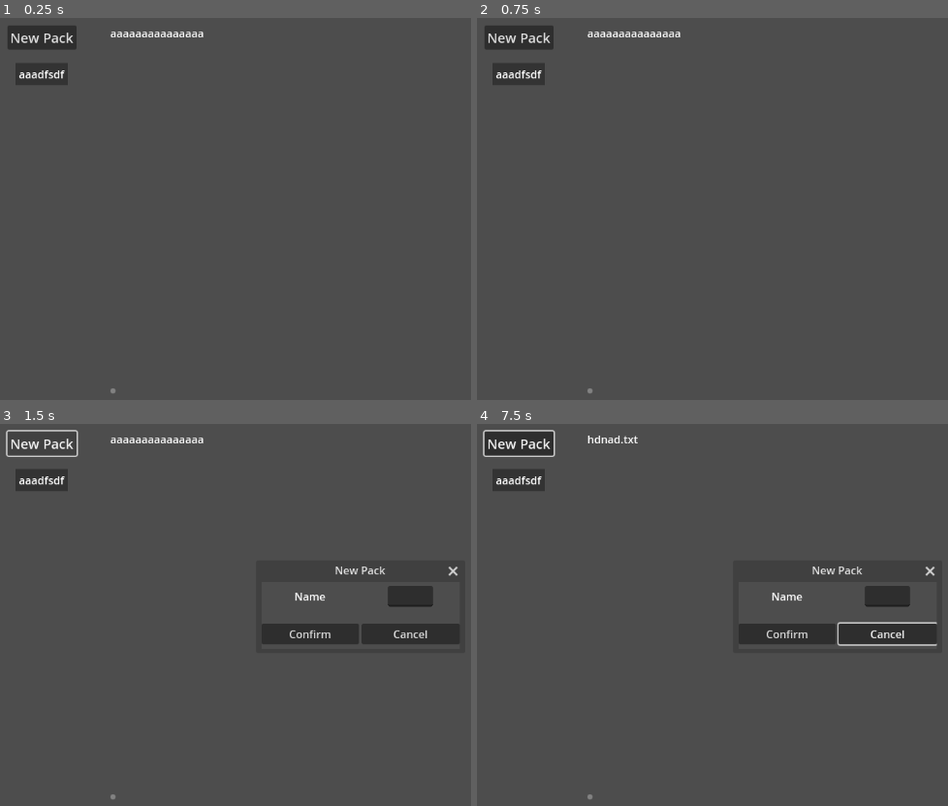
Above: before the commit, frames 1-4 (two rows, left to right).
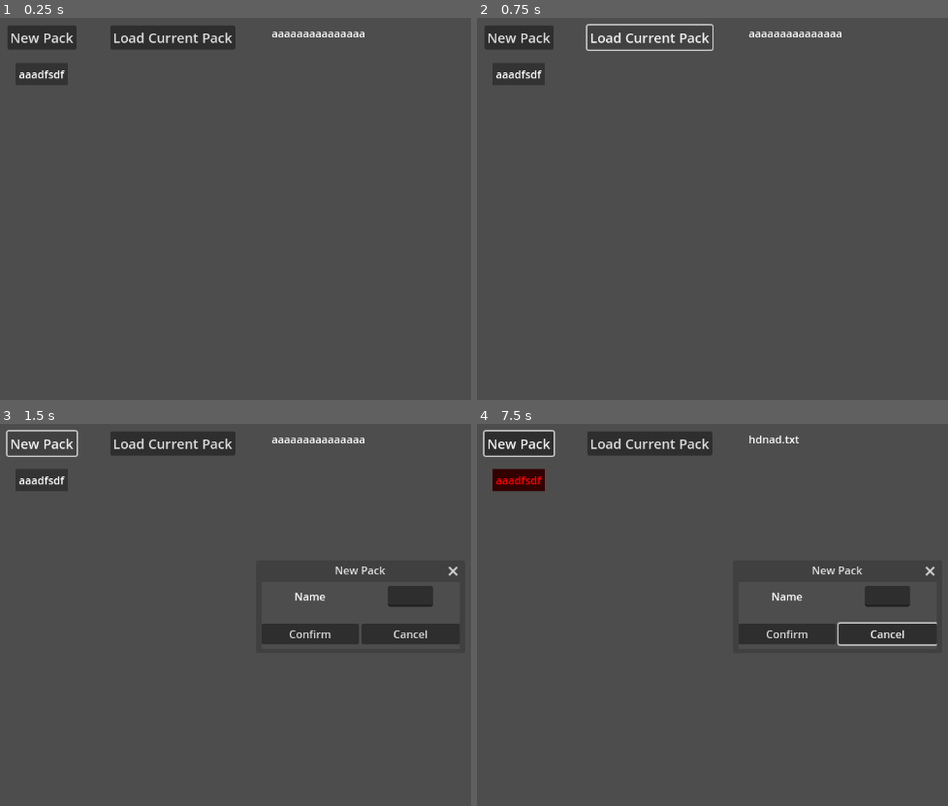
Above: after the commit, the same moments.

Repository: Shuflduf/minecraft-profile-handler
Game: Godot game, scene res://main.tscn
Same seed, same stepped clock (60 frames per second), same inputs: the game is played once before the commit and once after it.
Inputs (mouse positions are in pixels of both pictures, inside the frame that each line leads up to):
- Up to frame 1 (0.25 s): no input
- Up to frame 2 (0.75 s): click (651, 37) at 0.5 s, where only the run after the commit has a clickable "Load Current Pack"
- Up to frame 3 (1.5 s): click "New Pack" at 1.25 s
- Up to frame 4 (7.5 s): click (886, 595) at 2.02 s; type "Alex" at 2.1 s; click "New Pack" at 2.75 s; click "Confirm" at 3.5 s; click "Confirm" at 4.25 s; click "New Pack" at 5 s; click "Confirm" at 5.75 s; click "Cancel" at 6.5 s; tap Enter at 7.25 s; move the mouse to (519, 481) at 7.27 s; click (519, 481) at 7.42 s

The runs differ from the first frame. In frame 1, 1.7% of the frame differs, in the area x 23-78%, y 2-99%; in frame 2, 1.0%; in frame 3, 1.7%; in frame 4, 2.3%, in the area x 3-69%, y 2-99%.
Error after the commit: Invalid call. Nonexistent function 'get_mods_path' in base 'Nil'. (res://main.gd:43)

Commit message:
copying files start

Diff:
--- a/main.gd
+++ b/main.gd
@@ -1,6 +1,8 @@
 extends Control
 
 @export var profile_scene: PackedScene
+
+var current_profile: Profile
 
 func _ready() -> void:
 	for i in DirAccess.get_directories_at("testingdir"):
@@ -16,11 +18,15 @@
 func connect_buttons():
 	for i in %Profiles.get_children():
 		i.pressed.connect(func():
-			load_mods("testingdir/" + "PROFILE " + i.text)
+			for j in %Profiles.get_children():
+				j.selected = false
+			i.selected = true
+			current_profile = i
+			view_mods("testingdir/" + "PROFILE " + i.text)
 			)
 
 
-func load_mods(path: String):
+func view_mods(path: String):
 	for i in %Mods.get_children():
 		i.queue_free()
 
@@ -28,4 +34,12 @@
 		var new_label = Label.new()
 		new_label.text = i
 		%Mods.add_child(new_label)
-		print(i)
+
+
+func _on_load_pack_pressed() -> void:
+	for i in DirAccess.get_files_at("testingdir/mods"):
+		DirAccess.remove_absolute("testingdir/mods/" + i)
+
+	for i in DirAccess.get_files_at(current_profile.get_mods_path()):
+		var path = current_profile.get_mods_path() + "/" + i
+		DirAccess.copy_absolute(path,  ProjectSettings.localize_path("res://testingdir/mods/"))
--- a/main.tscn
+++ b/main.tscn
@@ -46,6 +46,7 @@
 layout_mode = 2
 size_flags_horizontal = 3
 size_flags_vertical = 3
+horizontal_scroll_mode = 0
 
 [node name="Profiles" type="VBoxContainer" parent="MarginContainer/HBoxContainer/VBoxContainer/ScrollContainer"]
 unique_name_in_owner = true
@@ -53,6 +54,15 @@
 size_flags_horizontal = 6
 size_flags_vertical = 3
 theme_override_constants/separation = 20
+
+[node name="VBoxContainer3" type="VBoxContainer" parent="MarginContainer/HBoxContainer"]
+layout_mode = 2
+
+[node name="LoadPack" type="Button" parent="MarginContainer/HBoxContainer/VBoxContainer3"]
+layout_mode = 2
+size_flags_horizontal = 4
+theme_override_font_sizes/font_size = 20
+text = "Load Current Pack"
 
 [node name="VBoxContainer2" type="VBoxContainer" parent="MarginContainer/HBoxContainer"]
 layout_mode = 2
@@ -64,6 +74,7 @@
 layout_mode = 2
 size_flags_horizontal = 3
 size_flags_vertical = 3
+horizontal_scroll_mode = 0
 
 [node name="Mods" type="VBoxContainer" parent="MarginContainer/HBoxContainer/VBoxContainer2/ScrollContainer"]
 unique_name_in_owner = true
@@ -121,4 +132,5 @@
 text = "Cancel"
 
 [connection signal="pressed" from="MarginContainer/HBoxContainer/VBoxContainer/NewPack" to="NewPackDialog" method="_on_new_pack_pressed"]
+[connection signal="pressed" from="MarginContainer/HBoxContainer/VBoxContainer3/LoadPack" to="." method="_on_load_pack_pressed"]
 [connection signal="pressed" from="NewPackDialog/VBoxContainer/Buttons/Confirm" to="NewPackDialog" method="_on_confirm_pressed"]
--- a/profile_button.gd
+++ b/profile_button.gd
@@ -1,3 +1,4 @@
+class_name Profile
 extends PanelContainer
 
 signal pressed
@@ -8,6 +9,13 @@
 	get:
 		return $Label.text
 
+var selected = false:
+	set(value):
+		selected = value
+		if value == true:
+			modulate = Color.RED
+		else:
+			modulate = Color.WHITE
 
 func _on_gui_input(event: InputEvent) -> void:
 	if event is InputEventMouseButton:
@@ -21,8 +29,11 @@
 func _on_right_click_index_pressed(index: int) -> void:
 	match index:
 		0:
-			var path = ProjectSettings.globalize_path("testingdir/" + "PROFILE " + text)
+			var path = ProjectSettings.globalize_path(get_mods_path())
 			OS.shell_show_in_file_manager(path)
+
+func get_mods_path():
+	return "testingdir/" + "PROFILE " + text
 
 
 func _on_right_click_mouse_exited() -> void:
Not shown, added: testingdir/PROFILE ggg/rlcraft.md
